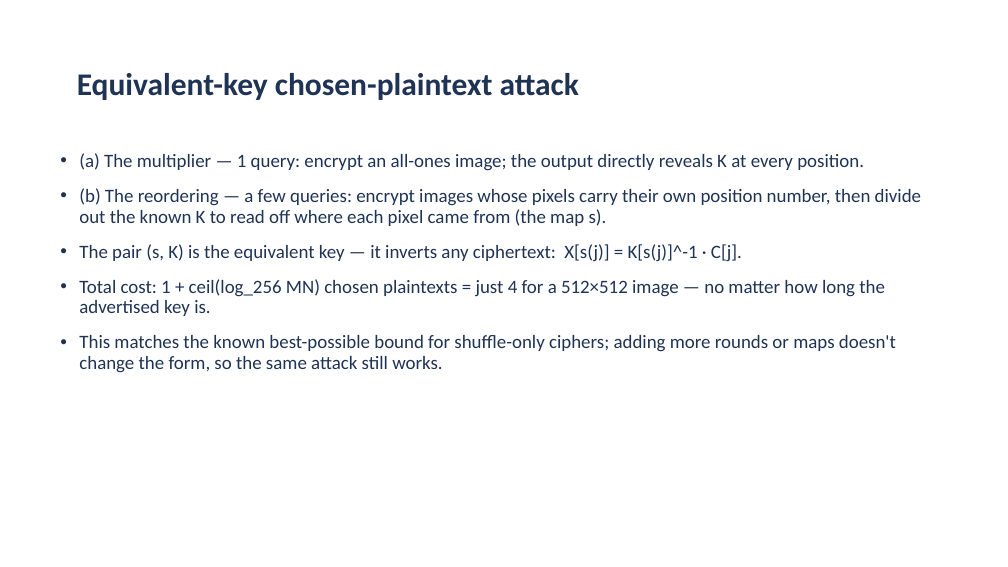
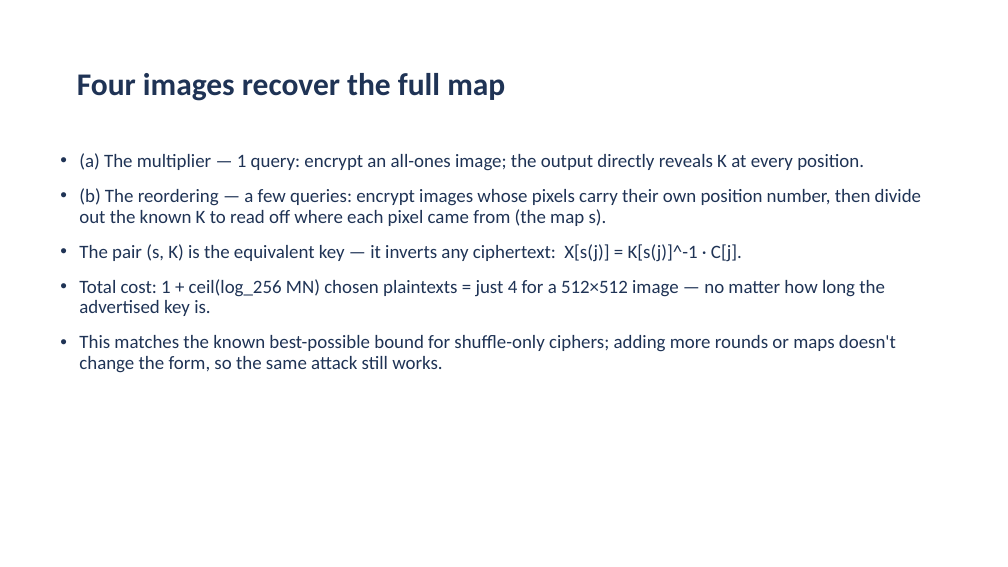
Before and after one commit to aiparallel0/chaoscrypt, a slide deck: slide 5 of papers/paper1-chaos-cpa/presentation.pptx. Drawn at 1008x567 pixels with LibreOffice and Linux fonts; fonts in the diff are those of the drawing; background and template pictures are left out. Boxes give left, top, right and bottom in pixels: in the first picture for what was removed or moved away, otherwise in the second. Text is boxed around its words. In the diff, an @@ line names an element or a change of style, - is before the commit and + after.

```diff
--- a/papers/paper1-chaos-cpa/presentation.pptx
+++ b/papers/paper1-chaos-cpa/presentation.pptx
@@ title at (77, 73, 505, 101): text changed @@
-Equivalent-key chosen-plaintext attack
+Four images recover the full map
```
Also in this commit, not shown: 1 other slide changed, 2 other files.
